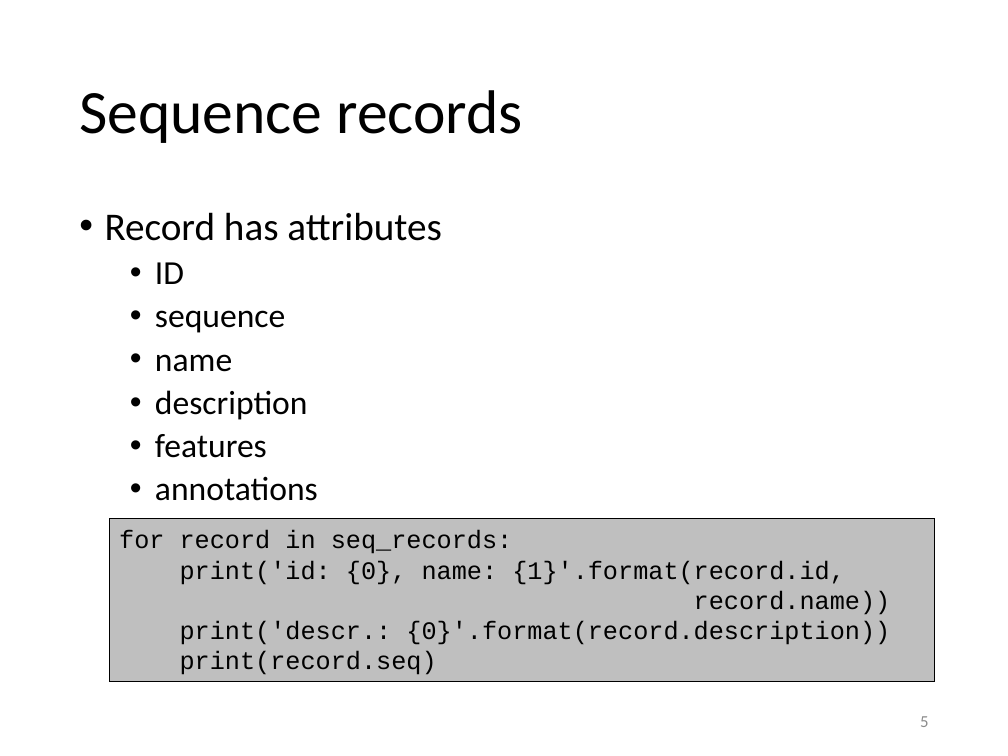
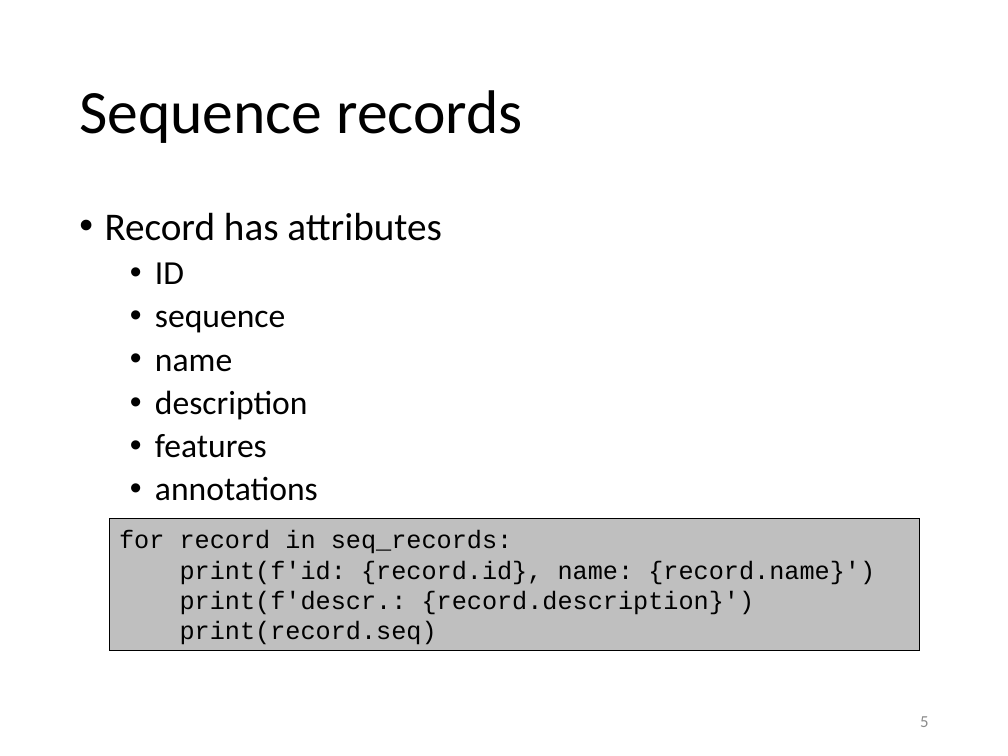
Before and after one commit to gjbex/training-material, a slide deck: slide 5 of Python/biopython.pptx. Drawn at 1008x756 pixels with LibreOffice and Linux fonts; fonts in the diff are those of the drawing. Boxes give left, top, right and bottom in pixels: in the first picture for what was removed or moved away, otherwise in the second. Text is boxed around its words. In the diff, an @@ line names an element or a change of style, - is before the commit and + after.

```diff
--- a/Python/biopython.pptx
+++ b/Python/biopython.pptx
@@ rectangle "for record in seq_records:": place and size @@
-rectangle "for record in seq_records:" at (109, 519, 934, 682)
+rectangle "for record in seq_records:" at (109, 519, 919, 651)
@@ text in rectangle at (180, 560, 875, 615): text changed @@
-print('id: {0}, name: {1}'.format(record.id,
-record.name))
-print('descr.: {0}'.format(record.description))
+print(f'id: {record.id}, name: {record.name}')
+print(f'descr.: {record.description}')
```
Also in this commit, not shown: 5 other slides changed.
